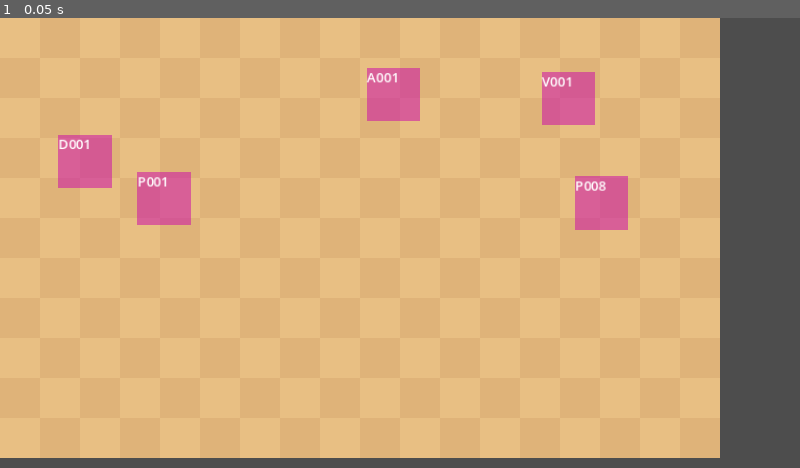
Above: before the commit, frame 1.
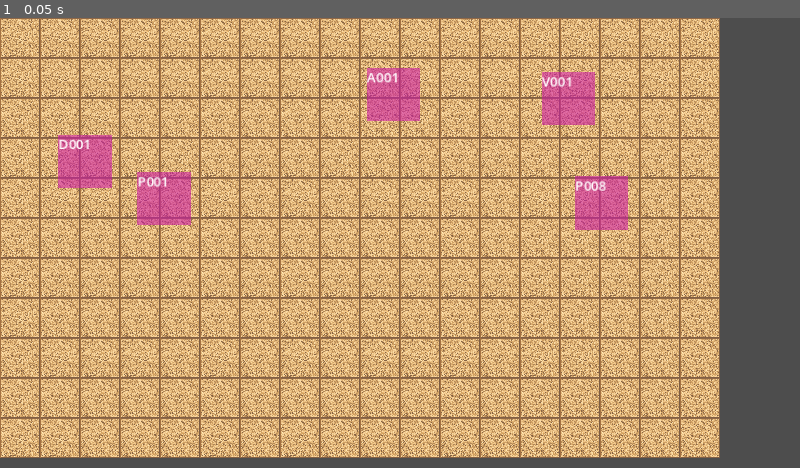
Above: after the commit, the same moment.

Repository: shero92/skl-SF
Game: Godot game, scene res://scenes/main.tscn
Two runs of this game, one before a commit and one after it. Both use one fixed random seed, a clock stepped at 60 frames per second and the inputs below.
Inputs:
- Up to frame 1 (0.05 s): no input

The runs differ from the first frame. In frame 1, 43% of the frame differs, in the area x 0-90%, y 0-98%.

Commit message:
Use real floor texture in room factory and sync asset production index

Diff:
--- a/map_factory/metadata/asset_index.json
+++ b/map_factory/metadata/asset_index.json
@@ -2,7 +2,7 @@
   "version": 1,
   "asset_count": 218,
   "grid_size": 48,
-  "asset_status_note": "All assets are planned. PNGs have not yet been produced or uploaded.",
+  "asset_status_note": "48 generated independent PNG files are present: 22 floors, 16 shadows and 10 UI elements. Floor/UI drafts need visual QA. The other 170 entries are planned; no PNGs present.",
   "assets": [
     {
       "id": "F001",
@@ -8973,5 +8973,6 @@
       "source": "procedural_starter_v1"
     }
   ],
-  "note": "Generated floor/UI drafts need art QA; PNGs are real independent textures. Unprocessed items remain planned."
+  "note": "Generated floor/UI drafts need art QA; PNGs are real independent textures. Unprocessed items remain planned.",
+  "generated_png_count": 48
 }
--- a/map_factory/metadata/production_queue.csv
+++ b/map_factory/metadata/production_queue.csv
@@ -1,26 +1,26 @@
 id,category,name,status,texture_path
-F001,floors,Stone Floor Plain,planned,res://map_factory/parts/floors/F001_Stone_Floor_Plain.png
-F002,floors,Stone Floor Cracked,planned,res://map_factory/parts/floors/F002_Stone_Floor_Cracked.png
-F003,floors,Stone Floor Worn,planned,res://map_factory/parts/floors/F003_Stone_Floor_Worn.png
-F004,floors,Stone Floor Light,planned,res://map_factory/parts/floors/F004_Stone_Floor_Light.png
-F005,floors,Stone Floor Dark,planned,res://map_factory/parts/floors/F005_Stone_Floor_Dark.png
-F006,floors,Stone Floor Edge N,planned,res://map_factory/parts/floors/F006_Stone_Floor_Edge_N.png
-F007,floors,Stone Floor Edge S,planned,res://map_factory/parts/floors/F007_Stone_Floor_Edge_S.png
-F008,floors,Stone Floor Edge E,planned,res://map_factory/parts/floors/F008_Stone_Floor_Edge_E.png
-F009,floors,Stone Floor Edge W,planned,res://map_factory/parts/floors/F009_Stone_Floor_Edge_W.png
-F010,floors,Stone Floor Corner NW,planned,res://map_factory/parts/floors/F010_Stone_Floor_Corner_NW.png
-F011,floors,Stone Floor Corner NE,planned,res://map_factory/parts/floors/F011_Stone_Floor_Corner_NE.png
-F012,floors,Stone Floor Corner SW,planned,res://map_factory/parts/floors/F012_Stone_Floor_Corner_SW.png
-F013,floors,Stone Floor Corner SE,planned,res://map_factory/parts/floors/F013_Stone_Floor_Corner_SE.png
-F014,floors,Compass Floor Center,planned,res://map_factory/parts/floors/F014_Compass_Floor_Center.png
-F015,floors,Compass Floor N,planned,res://map_factory/parts/floors/F015_Compass_Floor_N.png
-F016,floors,Compass Floor S,planned,res://map_factory/parts/floors/F016_Compass_Floor_S.png
-F017,floors,Compass Floor E,planned,res://map_factory/parts/floors/F017_Compass_Floor_E.png
-F018,floors,Compass Floor W,planned,res://map_factory/parts/floors/F018_Compass_Floor_W.png
-F019,floors,Compass Floor Corner NW,planned,res://map_factory/parts/floors/F019_Compass_Floor_Corner_NW.png
-F020,floors,Compass Floor Corner NE,planned,res://map_factory/parts/floors/F020_Compass_Floor_Corner_NE.png
-F021,floors,Compass Floor Corner SW,planned,res://map_factory/parts/floors/F021_Compass_Floor_Corner_SW.png
-F022,floors,Compass Floor Corner SE,planned,res://map_factory/parts/floors/F022_Compass_Floor_Corner_SE.png
+F001,floors,Stone Floor Plain,needs_cleanup,res://map_factory/parts/floors/F001_Stone_Floor_Plain.png
+F002,floors,Stone Floor Cracked,needs_cleanup,res://map_factory/parts/floors/F002_Stone_Floor_Cracked.png
+F003,floors,Stone Floor Worn,needs_cleanup,res://map_factory/parts/floors/F003_Stone_Floor_Worn.png
+F004,floors,Stone Floor Light,needs_cleanup,res://map_factory/parts/floors/F004_Stone_Floor_Light.png
+F005,floors,Stone Floor Dark,needs_cleanup,res://map_factory/parts/floors/F005_Stone_Floor_Dark.png
+F006,floors,Stone Floor Edge N,needs_cleanup,res://map_factory/parts/floors/F006_Stone_Floor_Edge_N.png
+F007,floors,Stone Floor Edge S,needs_cleanup,res://map_factory/parts/floors/F007_Stone_Floor_Edge_S.png
+F008,floors,Stone Floor Edge E,needs_cleanup,res://map_factory/parts/floors/F008_Stone_Floor_Edge_E.png
+F009,floors,Stone Floor Edge W,needs_cleanup,res://map_factory/parts/floors/F009_Stone_Floor_Edge_W.png
+F010,floors,Stone Floor Corner NW,needs_cleanup,res://map_factory/parts/floors/F010_Stone_Floor_Corner_NW.png
+F011,floors,Stone Floor Corner NE,needs_cleanup,res://map_factory/parts/floors/F011_Stone_Floor_Corner_NE.png
+F012,floors,Stone Floor Corner SW,needs_cleanup,res://map_factory/parts/floors/F012_Stone_Floor_Corner_SW.png
+F013,floors,Stone Floor Corner SE,needs_cleanup,res://map_factory/parts/floors/F013_Stone_Floor_Corner_SE.png
+F014,floors,Compass Floor Center,needs_cleanup,res://map_factory/parts/floors/F014_Compass_Floor_Center.png
+F015,floors,Compass Floor N,needs_cleanup,res://map_factory/parts/floors/F015_Compass_Floor_N.png
+F016,floors,Compass Floor S,needs_cleanup,res://map_factory/parts/floors/F016_Compass_Floor_S.png
+F017,floors,Compass Floor E,needs_cleanup,res://map_factory/parts/floors/F017_Compass_Floor_E.png
+F018,floors,Compass Floor W,needs_cleanup,res://map_factory/parts/floors/F018_Compass_Floor_W.png
+F019,floors,Compass Floor Corner NW,needs_cleanup,res://map_factory/parts/floors/F019_Compass_Floor_Corner_NW.png
+F020,floors,Compass Floor Corner NE,needs_cleanup,res://map_factory/parts/floors/F020_Compass_Floor_Corner_NE.png
+F021,floors,Compass Floor Corner SW,needs_cleanup,res://map_factory/parts/floors/F021_Compass_Floor_Corner_SW.png
+F022,floors,Compass Floor Corner SE,needs_cleanup,res://map_factory/parts/floors/F022_Compass_Floor_Corner_SE.png
 W001,walls,Stone Wall Straight,planned,res://map_factory/parts/walls/W001_Stone_Wall_Straight.png
 W002,walls,Stone Wall Short,planned,res://map_factory/parts/walls/W002_Stone_Wall_Short.png
 W003,walls,Stone Wall Broken,planned,res://map_factory/parts/walls/W003_Stone_Wall_Broken.png
@@ -177,22 +177,22 @@
 D016,decor,Candle Glow,planned,res://map_factory/parts/decor/D016_Candle_Glow.png
 D017,decor,Rope Hanging,planned,res://map_factory/parts/decor/D017_Rope_Hanging.png
 D018,decor,Decorative Ornament,planned,res://map_factory/parts/decor/D018_Decorative_Ornament.png
-S001,shadows,Shadow Contact Small,planned,res://map_factory/parts/shadows/S001_Shadow_Contact_Small.png
-S002,shadows,Shadow Contact Medium,planned,res://map_factory/parts/shadows/S002_Shadow_Contact_Medium.png
-S003,shadows,Shadow Contact Large,planned,res://map_factory/parts/shadows/S003_Shadow_Contact_Large.png
-S004,shadows,Shadow Character,planned,res://map_factory/parts/shadows/S004_Shadow_Character.png
-S005,shadows,Shadow Bed,planned,res://map_factory/parts/shadows/S005_Shadow_Bed.png
-S006,shadows,Shadow Table,planned,res://map_factory/parts/shadows/S006_Shadow_Table.png
-S007,shadows,Shadow Chair,planned,res://map_factory/parts/shadows/S007_Shadow_Chair.png
-S008,shadows,Shadow Bookshelf,planned,res://map_factory/parts/shadows/S008_Shadow_Bookshelf.png
-S009,shadows,Shadow Chest,planned,res://map_factory/parts/shadows/S009_Shadow_Chest.png
-S010,shadows,Shadow Plant,planned,res://map_factory/parts/shadows/S010_Shadow_Plant.png
-S011,shadows,Shadow Column Short,planned,res://map_factory/parts/shadows/S011_Shadow_Column_Short.png
-S012,shadows,Shadow Column Long,planned,res://map_factory/parts/shadows/S012_Shadow_Column_Long.png
-S013,shadows,Shadow Wall Base,planned,res://map_factory/parts/shadows/S013_Shadow_Wall_Base.png
-S014,shadows,Shadow Wall Corner,planned,res://map_factory/parts/shadows/S014_Shadow_Wall_Corner.png
-S015,shadows,Shadow Stairs,planned,res://map_factory/parts/shadows/S015_Shadow_Stairs.png
-S016,shadows,Shadow Soft Diagonal,planned,res://map_factory/parts/shadows/S016_Shadow_Soft_Diagonal.png
+S001,shadows,Shadow Contact Small,ready,res://map_factory/parts/shadows/S001_Shadow_Contact_Small.png
+S002,shadows,Shadow Contact Medium,ready,res://map_factory/parts/shadows/S002_Shadow_Contact_Medium.png
+S003,shadows,Shadow Contact Large,ready,res://map_factory/parts/shadows/S003_Shadow_Contact_Large.png
+S004,shadows,Shadow Character,ready,res://map_factory/parts/shadows/S004_Shadow_Character.png
+S005,shadows,Shadow Bed,ready,res://map_factory/parts/shadows/S005_Shadow_Bed.png
+S006,shadows,Shadow Table,ready,res://map_factory/parts/shadows/S006_Shadow_Table.png
+S007,shadows,Shadow Chair,ready,res://map_factory/parts/shadows/S007_Shadow_Chair.png
+S008,shadows,Shadow Bookshelf,ready,res://map_factory/parts/shadows/S008_Shadow_Bookshelf.png
+S009,shadows,Shadow Chest,ready,res://map_factory/parts/shadows/S009_Shadow_Chest.png
+S010,shadows,Shadow Plant,ready,res://map_factory/parts/shadows/S010_Shadow_Plant.png
+S011,shadows,Shadow Column Short,ready,res://map_factory/parts/shadows/S011_Shadow_Column_Short.png
+S012,shadows,Shadow Column Long,ready,res://map_factory/parts/shadows/S012_Shadow_Column_Long.png
+S013,shadows,Shadow Wall Base,ready,res://map_factory/parts/shadows/S013_Shadow_Wall_Base.png
+S014,shadows,Shadow Wall Corner,ready,res://map_factory/parts/shadows/S014_Shadow_Wall_Corner.png
+S015,shadows,Shadow Stairs,ready,res://map_factory/parts/shadows/S015_Shadow_Stairs.png
+S016,shadows,Shadow Soft Diagonal,ready,res://map_factory/parts/shadows/S016_Shadow_Soft_Diagonal.png
 CH001,characters,Hero Idle Down,planned,res://map_factory/parts/characters/CH001_Hero_Idle_Down.png
 CH002,characters,Hero Idle Up,planned,res://map_factory/parts/characters/CH002_Hero_Idle_Up.png
 CH003,characters,Hero Idle Left,planned,res://map_factory/parts/characters/CH003_Hero_Idle_Left.png
@@ -205,15 +205,15 @@
 CH010,characters,Companion Walk,planned,res://map_factory/parts/characters/CH010_Companion_Walk.png
 CH011,characters,NPC Fairy Green Idle,planned,res://map_factory/parts/characters/CH011_NPC_Fairy_Green_Idle.png
 CH012,characters,NPC Fairy Green Walk,planned,res://map_factory/parts/characters/CH012_NPC_Fairy_Green_Walk.png
-UI001,ui,Dialogue Panel Background,planned,res://map_factory/parts/ui/UI001_Dialogue_Panel_Background.png
-UI002,ui,Dialogue Panel Border,planned,res://map_factory/parts/ui/UI002_Dialogue_Panel_Border.png
-UI003,ui,Dialogue Nameplate,planned,res://map_factory/parts/ui/UI003_Dialogue_Nameplate.png
-UI004,ui,Dialogue Portrait Frame,planned,res://map_factory/parts/ui/UI004_Dialogue_Portrait_Frame.png
-UI005,ui,Dialogue Next Arrow,planned,res://map_factory/parts/ui/UI005_Dialogue_Next_Arrow.png
-UI006,ui,Dialogue Choice Selector,planned,res://map_factory/parts/ui/UI006_Dialogue_Choice_Selector.png
+UI001,ui,Dialogue Panel Background,needs_cleanup,res://map_factory/parts/ui/UI001_Dialogue_Panel_Background.png
+UI002,ui,Dialogue Panel Border,needs_cleanup,res://map_factory/parts/ui/UI002_Dialogue_Panel_Border.png
+UI003,ui,Dialogue Nameplate,needs_cleanup,res://map_factory/parts/ui/UI003_Dialogue_Nameplate.png
+UI004,ui,Dialogue Portrait Frame,needs_cleanup,res://map_factory/parts/ui/UI004_Dialogue_Portrait_Frame.png
+UI005,ui,Dialogue Next Arrow,needs_cleanup,res://map_factory/parts/ui/UI005_Dialogue_Next_Arrow.png
+UI006,ui,Dialogue Choice Selector,needs_cleanup,res://map_factory/parts/ui/UI006_Dialogue_Choice_Selector.png
 UI007,ui,Hero Portrait,planned,res://map_factory/parts/ui/UI007_Hero_Portrait.png
 UI008,ui,Fairy Portrait,planned,res://map_factory/parts/ui/UI008_Fairy_Portrait.png
-UI009,ui,Interaction Icon,planned,res://map_factory/parts/ui/UI009_Interaction_Icon.png
-UI010,ui,Interaction Prompt,planned,res://map_factory/parts/ui/UI010_Interaction_Prompt.png
-UI011,ui,Room Title Panel,planned,res://map_factory/parts/ui/UI011_Room_Title_Panel.png
-UI012,ui,UI Gold Decorative Corner,planned,res://map_factory/parts/ui/UI012_UI_Gold_Decorative_Corner.png
+UI009,ui,Interaction Icon,needs_cleanup,res://map_factory/parts/ui/UI009_Interaction_Icon.png
+UI010,ui,Interaction Prompt,needs_cleanup,res://map_factory/parts/ui/UI010_Interaction_Prompt.png
+UI011,ui,Room Title Panel,needs_cleanup,res://map_factory/parts/ui/UI011_Room_Title_Panel.png
+UI012,ui,UI Gold Decorative Corner,needs_cleanup,res://map_factory/parts/ui/UI012_UI_Gold_Decorative_Corner.png
--- a/map_factory/scripts/room_factory.gd
+++ b/map_factory/scripts/room_factory.gd
@@ -25,14 +25,29 @@
     var floor_layer := Node2D.new()
     floor_layer.name = "Floor"
     root.add_child(floor_layer)
+    var floor_id := String(data.get("floor_asset_id", "F001"))
+    var floor_data: Dictionary = catalog.get_asset(floor_id)
+    var tex_path := String(floor_data.get("texture_path", ""))
+    var floor_texture: Texture2D = null
+    if tex_path != "" and ResourceLoader.exists(tex_path):
+        floor_texture = load(tex_path) as Texture2D
     for y in int(dimensions[1]):
         for x in int(dimensions[0]):
-            var rect := Polygon2D.new()
-            var t := float(tile_size)
-            rect.polygon = PackedVector2Array([Vector2.ZERO, Vector2(t, 0), Vector2(t, t), Vector2(0, t)])
-            rect.position = Vector2(x * tile_size, y * tile_size)
-            rect.color = Color("#e8bf83") if (x + y) % 2 == 0 else Color("#dfb379")
-            floor_layer.add_child(rect)
+            if floor_texture != null:
+                var sprite := Sprite2D.new()
+                sprite.texture = floor_texture
+                sprite.centered = false
+                sprite.texture_filter = CanvasItem.TEXTURE_FILTER_NEAREST
+                sprite.position = Vector2(x * tile_size, y * tile_size)
+                sprite.scale = Vector2(float(tile_size) / floor_texture.get_width(), float(tile_size) / floor_texture.get_height())
+                floor_layer.add_child(sprite)
+            else:
+                var rect := Polygon2D.new()
+                var t := float(tile_size)
+                rect.polygon = PackedVector2Array([Vector2.ZERO, Vector2(t, 0), Vector2(t, t), Vector2(0, t)])
+                rect.position = Vector2(x * tile_size, y * tile_size)
+                rect.color = Color("#e8bf83") if (x + y) % 2 == 0 else Color("#dfb379")
+                floor_layer.add_child(rect)
     var object_layer := Node2D.new()
     object_layer.name = "Entities"
     object_layer.y_sort_enabled = true
Not shown, changed: README.md
